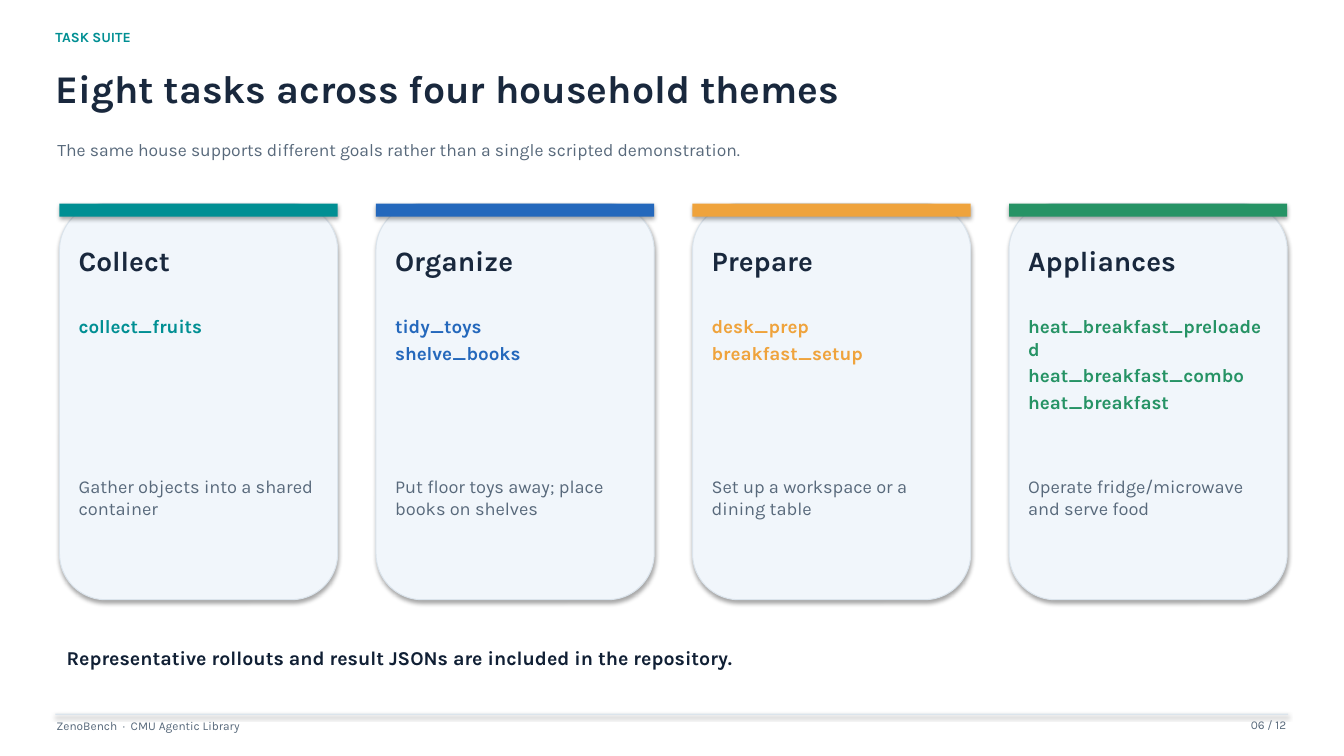
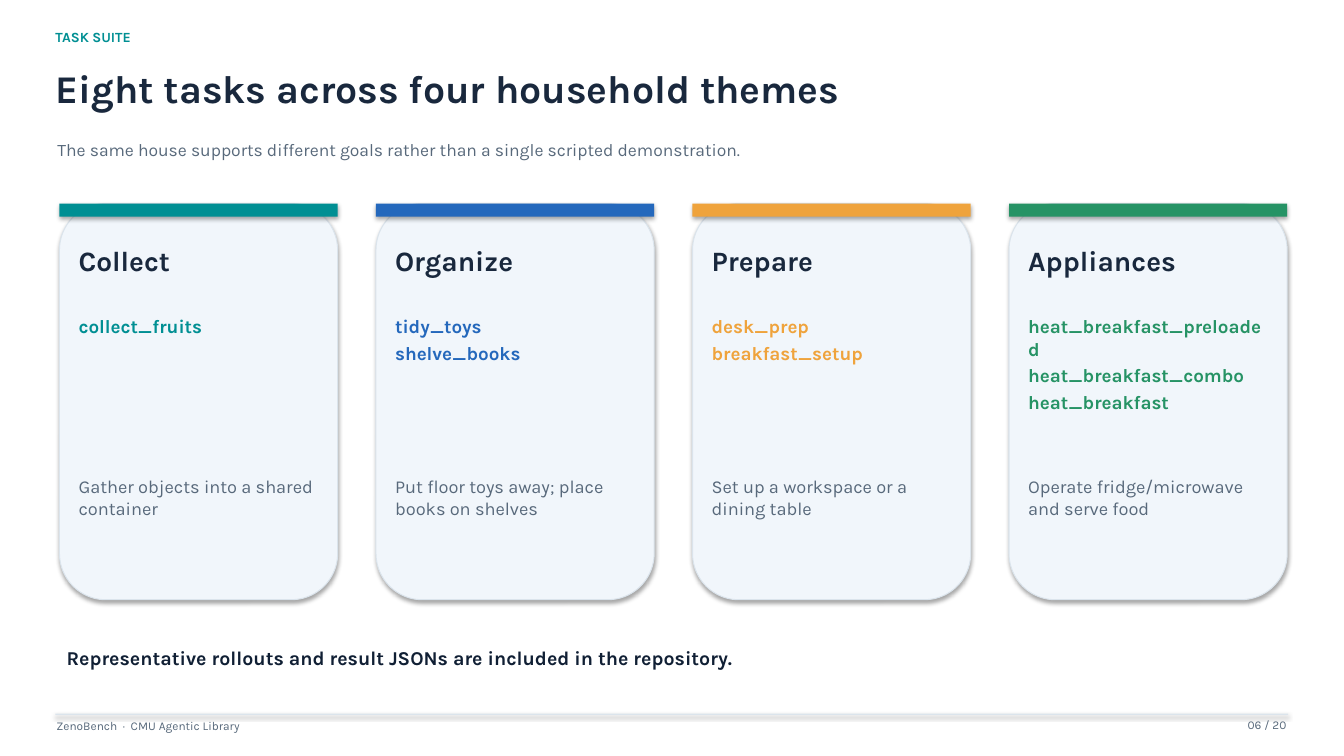
Before and after one commit to CMU-Agentic-Library/ZenoBench, a slide deck: slide 6 of presentations/ZenoBench_group_meeting.pptx. Drawn at 1344x756 pixels with LibreOffice and Linux fonts; fonts in the diff are those of the drawing. Boxes give left, top, right and bottom in pixels: in the first picture for what was removed or moved away, otherwise in the second. Text is boxed around its words. In the diff, an @@ line names an element or a change of style, - is before the commit and + after.

```diff
--- a/presentations/ZenoBench_group_meeting.pptx
+++ b/presentations/ZenoBench_group_meeting.pptx
@@ text at [1248, 721, 1286, 729]: text changed @@
-06 / 12
+06 / 20
```
Also in this commit, not shown: 8 other slides changed, 9 slides added, 1 slide removed, 13 other files.
